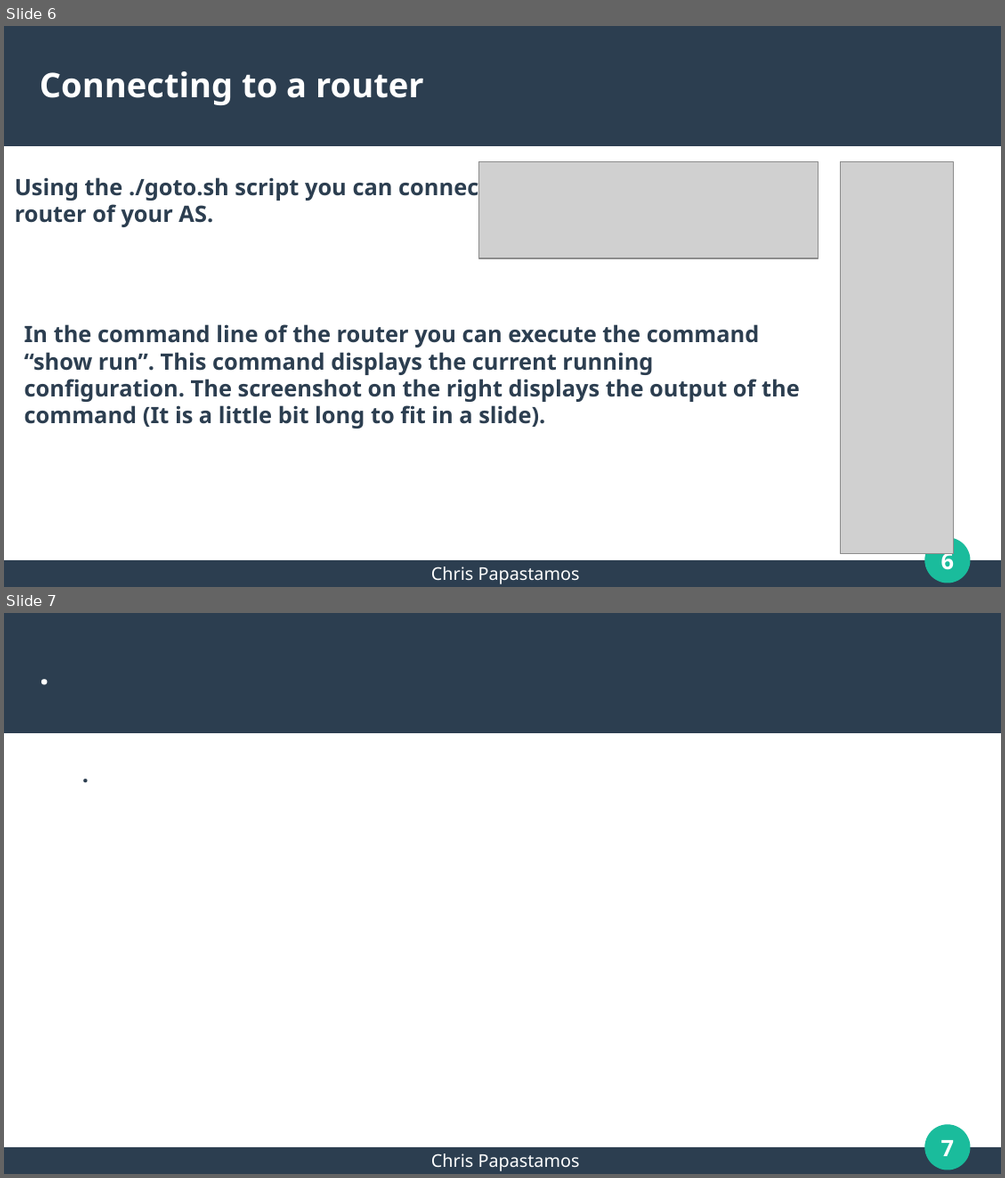
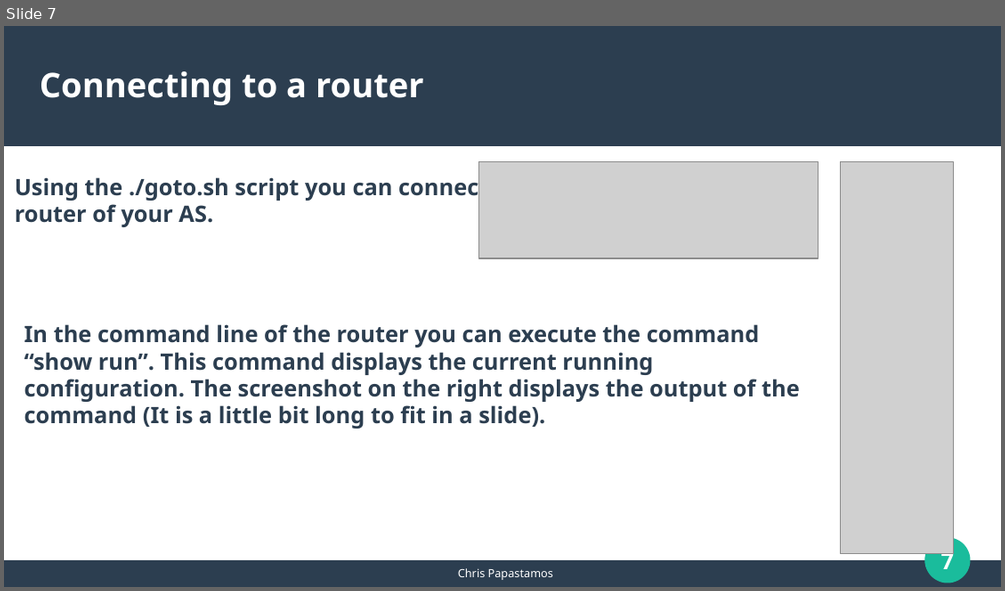
Before and after one commit to papastam/mini_internet_extention, a slide deck: HY436-Assignment4/session1/mini-internet_intro.odp. Shown one above the other, each under a label of ours: slides 6 and 7 before the commit, slide 7 after it. The pictures are 1005x1178 and 1005x591 pixels, drawn with LibreOffice and Linux fonts; fonts in the diff are those of the drawing; grey boxes stand for pictures. Boxes give left, top, right and bottom in pixels: in the first picture for what was removed or moved away, otherwise in the second. Text is boxed around its words. In the diff, an @@ line names an element or a change of style, - is before the commit and + after.

```diff
--- a/HY436-Assignment4/session1/mini-internet_intro.odp
+++ b/HY436-Assignment4/session1/mini-internet_intro.odp
@@ slide 7 removed at [4,613,1001,1174], background #FFFFFF; not listed: 4 template elements that a slide beside it also shows @@
@@ title removed at [40,635,965,707] @@
-.
@@ text removed at [40,760,977,1133] @@
-.
@@ text removed at [431,1153,580,1171] @@
-Chris Papastamos
@@ what was slide 6 is now slide 7 @@
@@ slide 7 changed as well @@
@@ page number at [941,548,955,569]: text changed @@
-6
+7
@@ text "Chris Papastamos" at [458,568,553,580]: size 14 to 9 pt @@
```
Also in this commit, not shown: 5 other slides changed, 6 slides added, 1 other slide removed, 1 other file.
